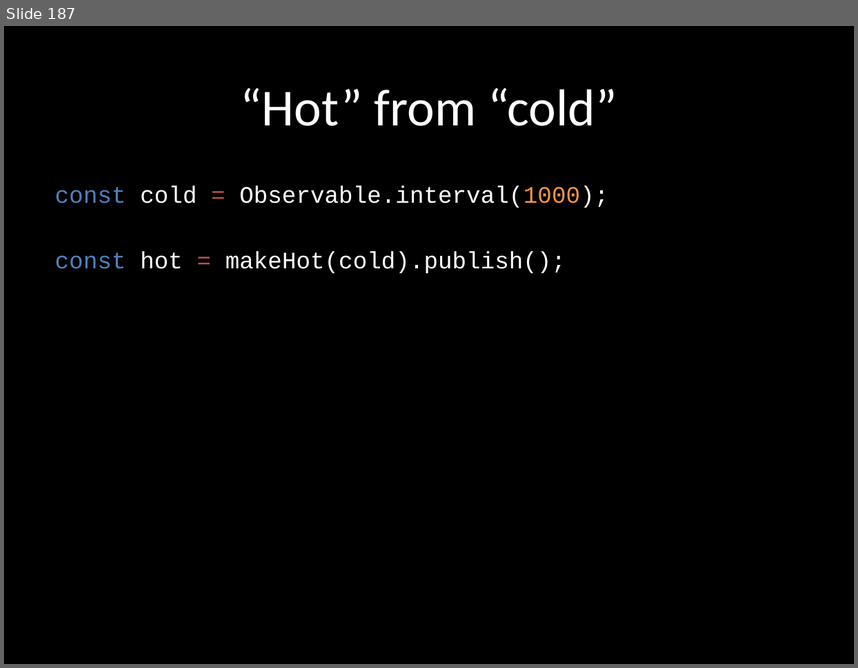
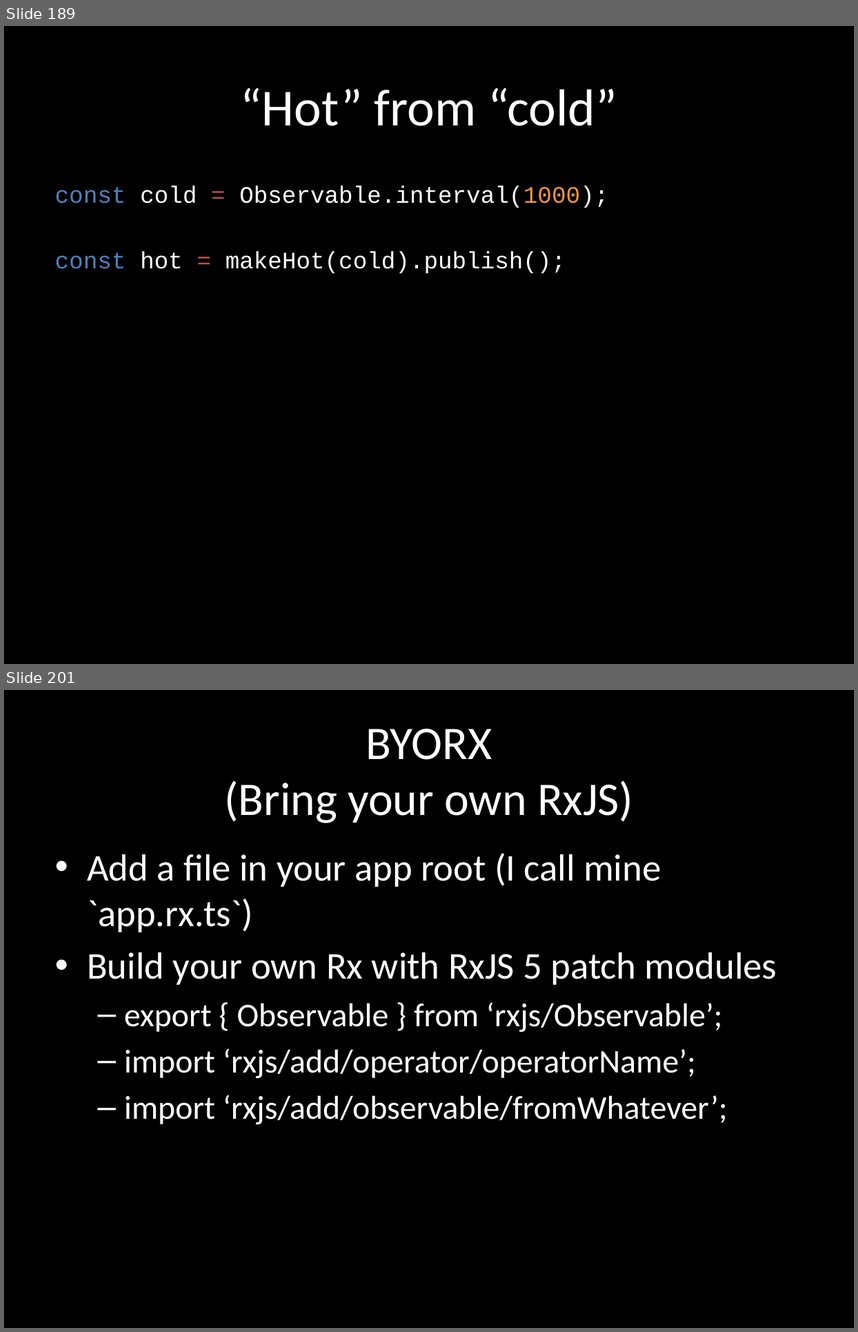
Before and after one commit to benlesh/rxjs-workshop-angular, a slide deck: rxjs-workshop.pptx. Shown one above the other, each under a label of ours: slide 187 before the commit, slides 189 and 201 after it; the slides between them are not shown. The pictures are 858x668 and 858x1332 pixels, drawn with LibreOffice and Linux fonts; fonts in the diff are those of the drawing. Boxes give left, top, right and bottom in pixels: in the first picture for what was removed or moved away, otherwise in the second. Text is boxed around its words. In the diff, an @@ line names an element or a change of style, - is before the commit and + after.

```diff
--- a/rxjs-workshop.pptx
+++ b/rxjs-workshop.pptx
@@ slide 201 added at bbox=[4, 690, 854, 1328], background #000000 @@
@@ title added at bbox=[224, 729, 633, 823], 39.6 pt, text #FFFFFF @@
+BYORX
+(Bring your own RxJS)
@@ text added at bbox=[87, 853, 777, 1125], 28 pt, text #FFFFFF @@
+• Add a file in your app root (I call mine `app.rx.ts`)
+• Build your own Rx with RxJS 5 patch modules
+  – export { Observable } from ‘rxjs/Observable’;
+  – import ‘rxjs/add/operator/operatorName’;
+  – import ‘rxjs/add/observable/fromWhatever’;
@@ what was slide 187 is now slide 189 @@
```
Also in this commit, not shown: 2 slides changed, 23 other slides added, 1 slide removed, 19 other files.
